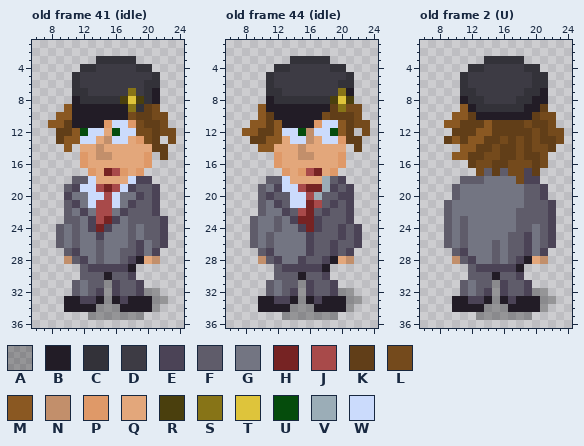
Two states of a pixel-art file, art/chars/cfe-reb.aseprite. Above, as it was before the edit.
32x38 pixels, 60 frames. Colours within 5 levels of each other are drawn and written as one. Shown: old frame 41 (idle): x 6..24, y 1..36; old frame 44 (idle): x 6..24, y 1..36; old frame 2 (U): x 6..24, y 1..36. The commit also changed other frames, which this record leaves out.
Visible layers, top first: "kasi", "kann", "tekkel", "reb", "shadow" opacity 27%.
Palette (. is transparent): A #00000046  B #221c26  C #333239  D #3d3b44  E #4b4356  F #5f5c6a  G #737582  H #762323  J #a84a4a  K #613e18  L #744a1c  M #8a5822  N #c28f6b  P #df9968  Q #e3a77b  R #4a3f0d  S #877417  T #dec43b  U #054c0c  V #9badb7  W #cbdbfc
Pixels before, old frame 41 (idle), first column x 8:
 3 ......CCCCC.....
 4 ....CCDDDDDCC...
 5 ...CDDDDDDDDDC..
 6 ...CDDDDDDDDCC..
 7 ...CCDDDDDSDCB..
 8 ...BCCCCCRTRCB..
 9 ..MBBBBBBBSCKL..
10 .MMBBBBBBBLKKLL.
11 MMKBBBBPWWPLKKL.
12 .KKMUWWQUWWLLKLL
13 .KMMWWQNWWQPLK.L
14 ..M.QQNQQQQQQKK.
15 ....PQNNQQQQP.K.
16 ....PQQQQQQQP...
17 .....PQHJPQP....
18 ...FFWQQQQWEE...
19 ..FEWWJHJWEFFE..
20 ..EGGWWJWGGEFE..
21 ..FEGWJJWGEFFE..
22 ..FGEGJJGEFFFE..
23 ..FFGEJHEGFFFFE.
24 .FGFGEHEGGFGFFE.
25 .FGFGGEGGGFGFFE.
26 .FGFGGFGGGFEGFE.
27 ..FEGGFGGFFEGE..
28 ..NFEGFGGFEBQN..
29 ....FEEEEEB.....
30 ....FFFBFFE.....
31 ...FGFFAEFFE....
32 ...FGFEAEFFEAA..
33 ..BBEEBABEBBBAA.
34 ..BBBBAAABBBBA..
35 .....AAAAAAA....
Pixels before, old frame 44 (idle), first column x 8:
 3 ......CCCCC.....
 4 ....CCDDDDDCC...
 5 ...CDDDDDDDDDC..
 6 ...CDDDDDDDDCC..
 7 ...CCDDDDDDDSB..
 8 ...BCCCCCCCRTR..
 9 ..MBBBBBBBBKSLL.
10 ..MKBBBBBBLKKKL.
11 .MMKMBBBBPWWMKLL
12 MMKKMWWUNWWUMK.L
13 .KKMMQWWNQWWPKK.
14 ..MMQQQNQQQQQ.K.
15 ....PQQNNQQQP...
16 ....PQQQQQQQP...
17 .....PQPJHQP....
18 ...FFWQQQQVFE...
19 ..FGEWWJHHVEFE..
20 ..FEFFWWJVFFEE..
21 ..FGEFWWHJFEFE..
22 ..FGGEFJHFEFFE..
23 .FGGFGEHHEFFFE..
24 .FGGFGGEHEFFEFE.
25 .FGFGGGGEFFFEFE.
26 .FGFGGGGEFFEFFE.
27 ..FEGGGGEFFEFE..
28 ..NFEGGEFFEBQN..
29 ....FEEEEEB.....
30 ....FFFBFFE.....
31 ...FGFFAEFFE....
32 ...FGFEAEFFEAA..
33 ..BBEEBABEBBBAA.
34 ..BBBBAAABBBBA..
35 .....AAAAAAA....
Pixels before, old frame 2 (U), first column x 9:
 3 .....CCCCC.....
 4 ...CCDDDDDCC...
 5 ..CDDDDDDDDCC..
 6 ..CDDDDDDDDCC..
 7 ..CCDDDDDDCCB..
 8 ..BCCDDDDCCBB..
 9 ..MBCCCCCCBBK..
10 .MMKBBBBBBBKLL.
11 MMKKKMKKKKLKKL.
12 .KKKMMKKKKKLKLL
13 KMKMMKKLKLKLKKL
14 ..MMKKLKKLKLLK.
15 .MMKKLLKKLKKL..
16 ...KLLKKLLLKL..
17 ....LFKFLLEK...
18 ..FFFGGGGLEE...
19 .FGGGGGGGGFFE..
20 .FGGGGGGGGFFE..
21 FGGGGGGGGGFFFE.
22 FGGGGGGGGFFFFE.
23 FGFGGGGGGFFFFE.
24 FGFGGGGGGFFGFE.
25 FGFGGGGGFFEGFE.
26 FGFGGGFGFFEGFE.
27 .FEGGGFGFFEGE..
28 .NFEGGFGFEBQN..
29 ...FEEEEEB.....
30 ...FFFBFFE.....
31 ..FGFFAEFFE....
32 ..FGFEAEFFEAA..
33 .BBEEBABEBBBAA.
34 .BBBBAAABBBBA..
35 ....AAAAAAA....
Now the later version:
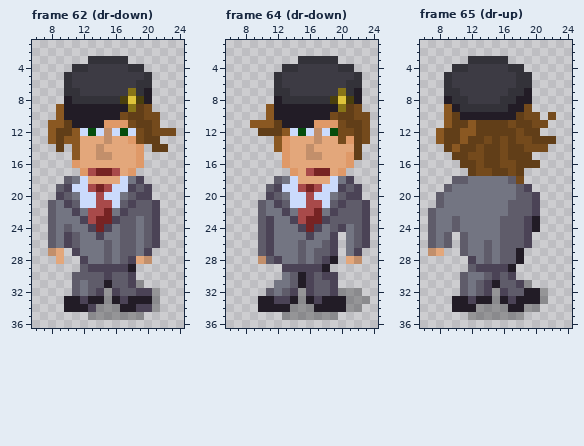
A new or re-ordered frame is compared with the old frame closest to it.
Diff:
frames 60 -> 72
Changed rows in their new state; - is an unchanged pixel.
Frame 62 (dr-down) is new; against old frame 41 (idle), layers "reb", "shadow":
first column x 8:
 3 -----C----.-----
 4 ---C-D----C-.---
 5 --CD--------C.--
 6 --CD-------C-.--
 7 --C-D------CB.--
 8 --BC--------B.--
 9 -MB--------KL.--
10 --B------LK-L-.-
11 --------PPLK-L.-
12 M---WU-NWU--KL--
13 M---QQ--QQPLK--.
14 -K.M-------P.---
15 ---MQ------P.-.-
16 ---PQ------P.---
17 ----PJH--QP.----
18 --FGWQ---WG-.---
19 -FEW-JHJW---E.--
20 -EF-W-JW--F-E.--
21 FGEFW----F------
22 FGGEGJ-H--------
23 FGGGEJH--F-G-E.-
24 FGFG-----F---E.-
25 FGE------F---E.-
26 FGE---GF-F-GFE.-
27 NQ.---GF---GE.--
28 -Q..--GF---QN.--
30 ---F---E--------
31 -------BF-EA----
32 ------------E---
33 -----B--------.-
34 -----E-----EE---
Frame 64 (dr-down) is new; against old frame 44 (idle), layers "reb", "shadow":
first column x 8:
 3 ------.----C----
 4 ----.-C----D-C--
 5 ---.C--------DC-
 6 ---.C-------D-C-
 7 ---.-C-------CB-
 8 ---.B---------B-
 9 --.M-------B-K--
10 --.M------BL---L
11 ---MK-----PPL-K-
12 ..--KM--WN--LLK-
13 -...-PQQQNQQLP-L
14 --..MP-QN----Q--
15 ----.P-Q-N--QPK-
16 ----.P------QP--
17 -----.PQ--HQP---
18 ---.-GW---QWGE--
19 --.F-----JWWEFE-
20 --.--G---WWGF-E-
21 --------J-WFEFFE
22 ------G-JHGE-FFE
23 -.FEG--J-HE--FFE
24 -.FEG-----G--GFE
25 -.FE-----GGE.GFE
26 -.FE---FGG--.GFE
27 -------FG---.GE-
28 -------FG---.QN-
29 ----.-----------
30 ----.G--E--E----
31 ---.-G-B--------
32 --------------A-
33 ---------------A
34 --------------A-
Frame 65 (dr-up) is new; against old frame 2 (U), layers "reb", "shadow":
first column x 7:
 3 -----CC---..-----
 4 ---CCDD---CC..---
 5 --CDD------CC..--
 6 --CDD------CC..--
 7 --CCDD----CCB..--
 8 --BCCDD--CCBB..--
 9 --MBCC----BBL..--
10 --MKBB-----KLL.--
11 ---K-M-K--L-KLL.-
12 -MK-MMKK---L-K...
13 -M-KMKKL----LK--.
14 --KMKKL-KL-KL--.-
15 ---KKLLKKL-K-..--
16 ----K--K-L-KK-.--
17 -----K-L-K-K..---
18 ---F-GG---F-..---
19 --FG-------FE..--
20 -FGG-------F-E.--
21 -FG-------FF-E..-
22 FGG-------F--E..-
23 FGGFG----FF-EB..-
24 FGGFG----FF-EB..-
25 FG-.-----F---...-
26 FG-.---FGF---...-
27 NQ-.F--FGF-B...--
28 ---..--FGF-B...--
29 ----------B.-----
30 ----FGG-E-E.-----
31 -------EBF-EA----
32 ------------BB---
33 ------B--------.-
34 ------A-----AA.--
35 -----A------.----
Boxes around the changes in both pictures, in picture pixels (x1, y1, x2, y2):
changed: (48, 56, 176, 312)
changed: (242, 56, 370, 312)
changed: (428, 56, 564, 320)
